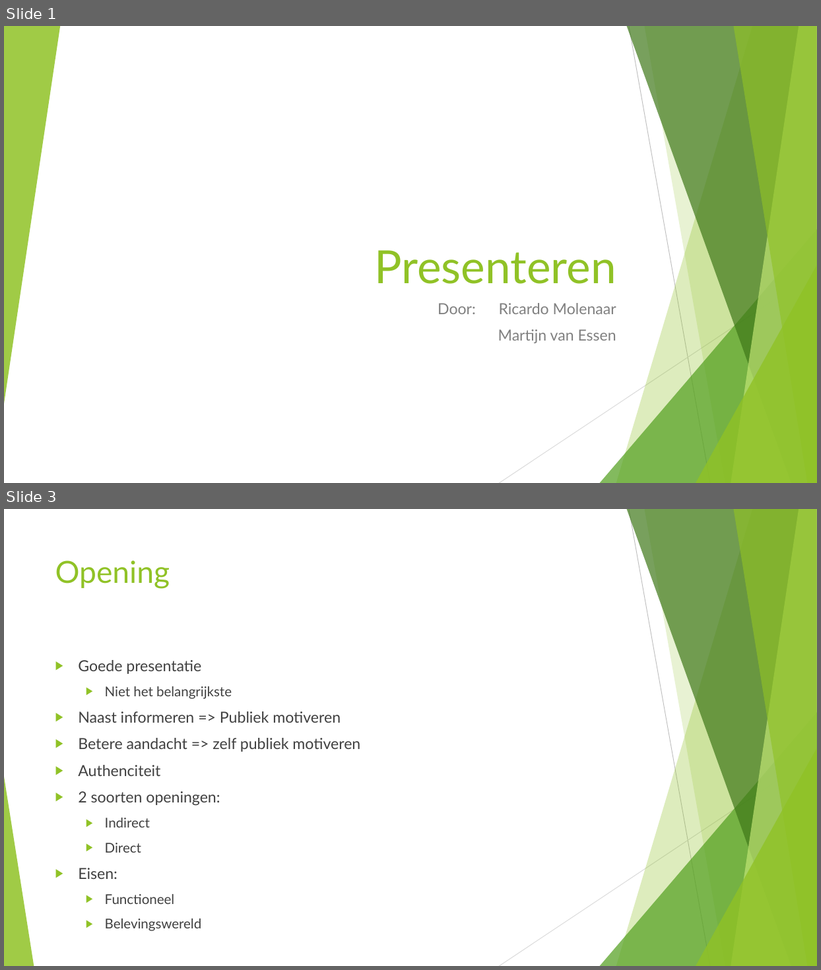
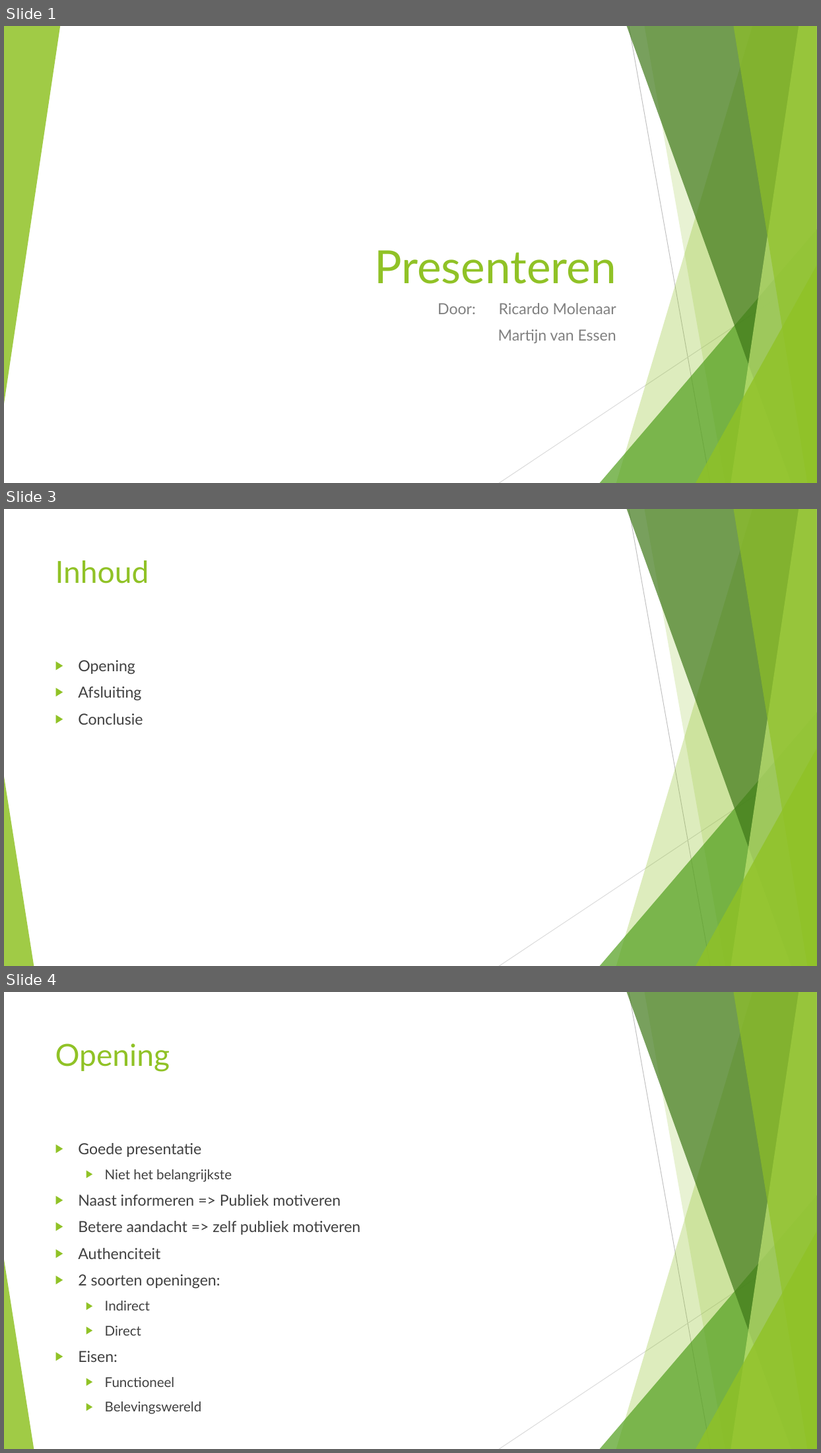
Before and after one commit to Martijnve23/HHS_PROENT-1617, a slide deck: Practicum/Week_3/Presentatie/Presentatie_week_3.pptx. Shown one above the other, each under a label of ours: slides 1 and 3 before the commit, slides 1, 3 and 4 after it; the slides between them are not shown. The pictures are 821x970 and 821x1453 pixels, drawn with LibreOffice and Linux fonts; fonts in the diff are those of the drawing. Boxes give left, top, right and bottom in pixels: in the first picture for what was removed or moved away, otherwise in the second. Text is boxed around its words. In the diff, an @@ line names an element or a change of style, - is before the commit and + after.

```diff
--- a/Practicum/Week_3/Presentatie/Presentatie_week_3.pptx
+++ b/Practicum/Week_3/Presentatie/Presentatie_week_3.pptx
@@ slide 3 added at (4, 509, 817, 966), background #FFFFFF; not listed: 10 template elements that a slide beside it also shows @@
@@ title added at (55, 560, 149, 584), 36 pt, text #90C226 @@
+Inhoud
@@ text added at (78, 660, 143, 725), 18 pt, text #404040 @@
+▶ Opening
+▶ Afsluiting
+▶ Conclusie
@@ what was slide 3 is now slide 4 @@
```
Also in this commit, not shown: 1 slide changed, 1 other file.
